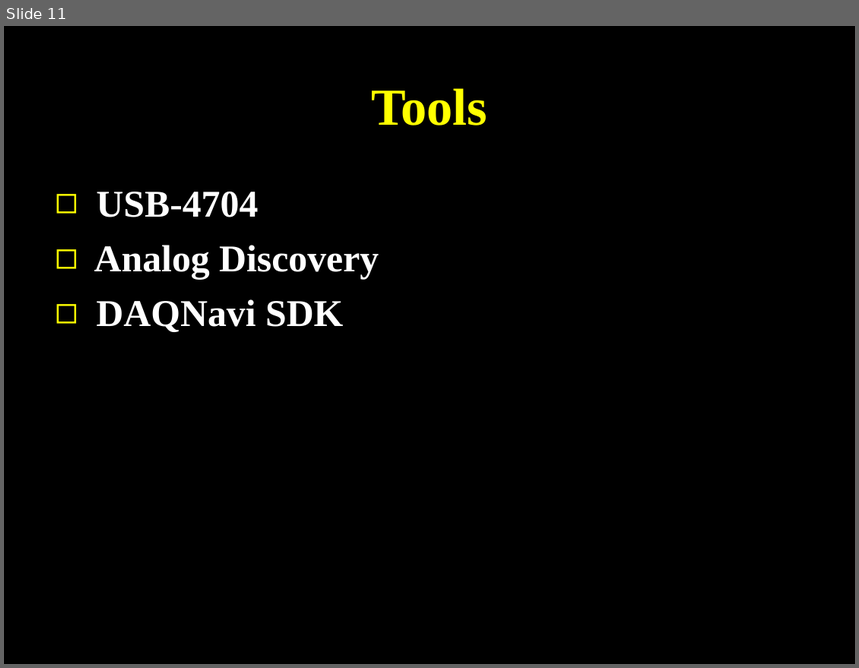
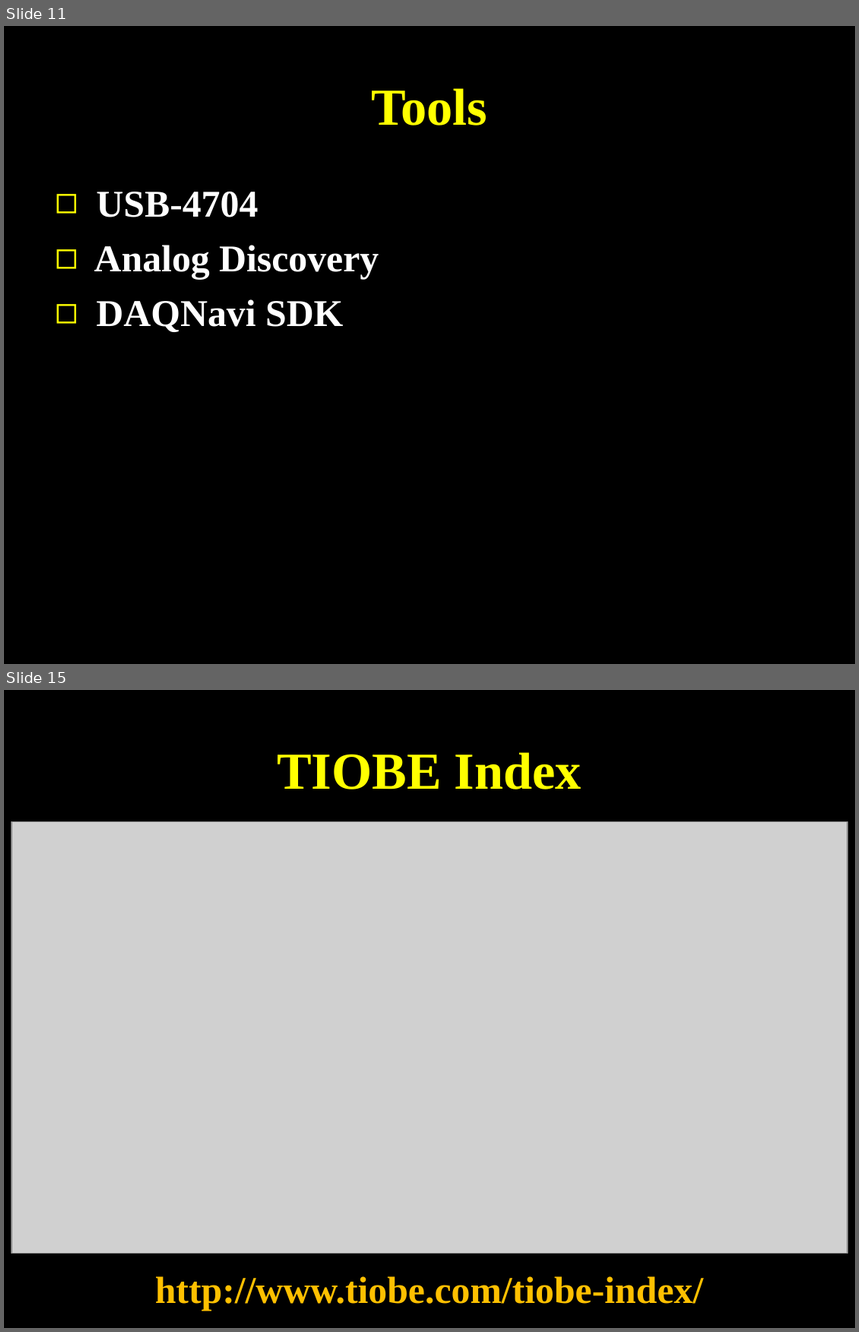
Before and after one commit to SJTUCourse/BI450, a slide deck: Lectures/2016 Fall/Lecture 1/Lecture 1.ppt. Shown one above the other, each under a label of ours: slide 11 before the commit, slides 11 and 15 after it; the slides between them are not shown. The pictures are 859x668 and 859x1332 pixels, drawn with LibreOffice and Linux fonts; fonts in the diff are those of the drawing; grey boxes stand for pictures. Boxes give left, top, right and bottom in pixels: in the first picture for what was removed or moved away, otherwise in the second. Text is boxed around its words. In the diff, an @@ line names an element or a change of style, - is before the commit and + after.

```diff
--- a/Lectures/2016 Fall/Lecture 1/Lecture 1.ppt
+++ b/Lectures/2016 Fall/Lecture 1/Lecture 1.ppt
@@ slide 15 added at [4,690,855,1328], background #000000 @@
@@ title added at [277,752,582,790], 44 pt, text #FFFF00, bold @@
+TIOBE Index
@@ picture added at [12,822,848,1253] @@
@@ text added at [155,1277,704,1311], 32 pt, text #FFC000, bold @@
+http://www.tiobe.com/tiobe-index/
```
Also in this commit, not shown: 1 slide changed, 4 other slides added, 4 other files.
